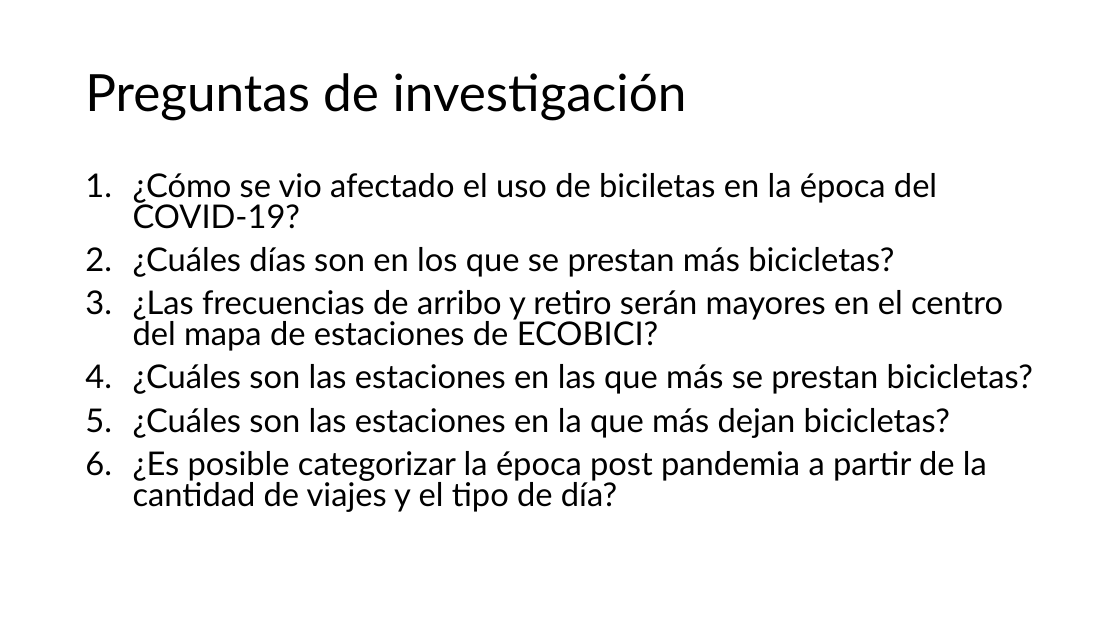
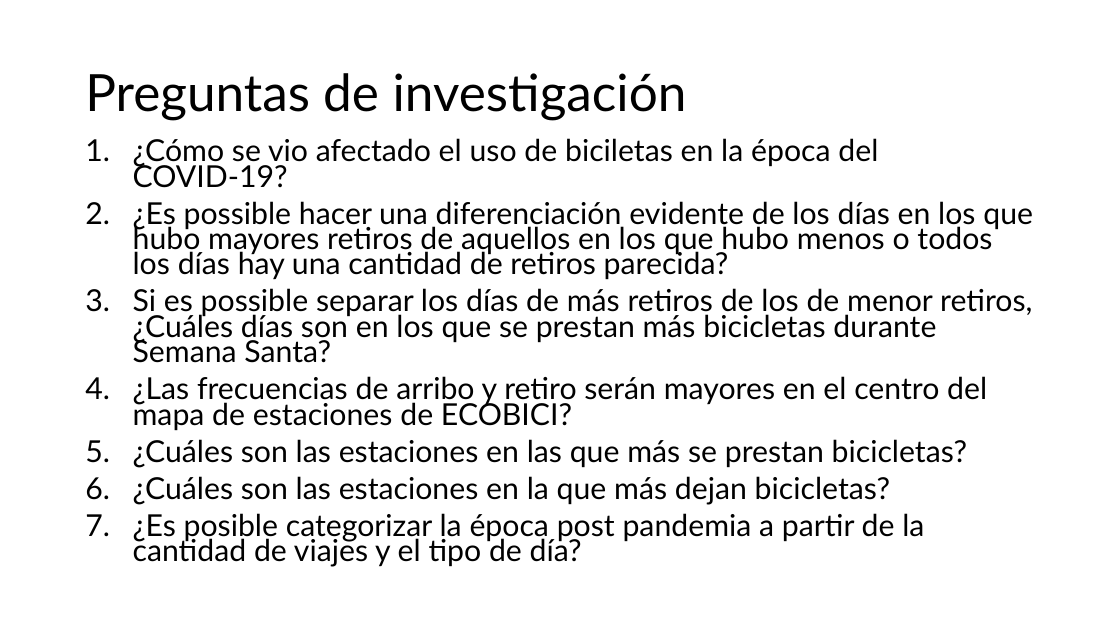
Before and after one commit to Ari-Castellanos/Proyecto-1-Seminario-2, a slide deck: slide 2 of Proyecto1_Seminario2.pptx. Drawn at 1120x630 pixels with LibreOffice and Linux fonts; fonts in the diff are those of the drawing. Boxes give left, top, right and bottom in pixels: in the first picture for what was removed or moved away, otherwise in the second. Text is boxed around its words. In the diff, an @@ line names an element or a change of style, - is before the commit and + after.

Commit message:
Add files via upload
Presentación con partes de clustering y PCA. Se agregó preguntas de investigación y conclusiones.

```diff
--- a/Proyecto1_Seminario2.pptx
+++ b/Proyecto1_Seminario2.pptx
@@ text "¿Cómo se vio afectado el ...": place and size @@
-text "¿Cómo se vio afectado el ..." at [133,173,1033,512]
+text "¿Cómo se vio afectado el ..." at [133,138,1033,567]
@@ text at [133,138,987,567]: size 28 to 25.9 pt in "¿Cómo se vio afectado el uso de ...", "¿Las frecuencias de arribo y retiro serán ...", "¿Cuáles son las estaciones en las que ...", "¿Cuáles son las estaciones en la que ..." and 1 more places; line spacing 0.8 to 0.7 @@
@@ text at [133,201,1033,363]: text changed; size 28 to 25.9 pt @@
-2. ¿Cuáles días son en los que se prestan más bicicletas?
+2. ¿Es possible hacer una diferenciación evidente de los días en los que hubo mayores retiros de aquellos en los que hubo menos o todos los días hay una cantidad de retiros parecida?
+3. Si es possible separar los días de más retiros de los de menor retiros, ¿Cuáles días son en los que se prestan más bicicletas durante Semana Santa?
```
Also in this commit, not shown: 2 other slides changed, 1 slide added.
